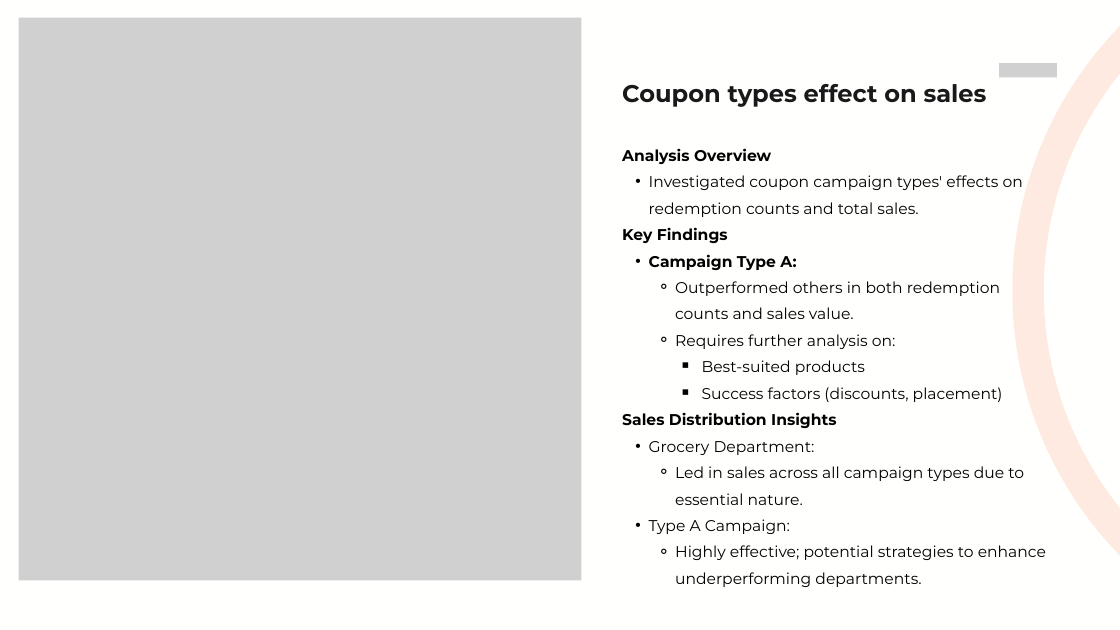
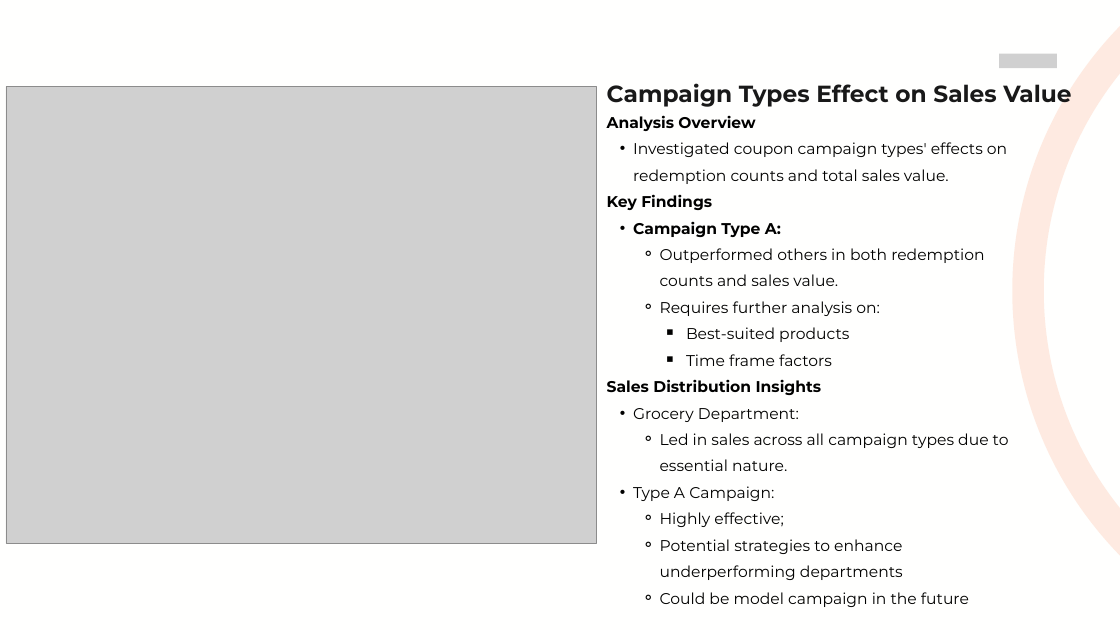
Before and after one commit to ezishr/BANA4080, a slide deck: slide 3 of BANA4080_midterm_project/Midterm Project.pptx. Drawn at 1120x630 pixels with LibreOffice and Linux fonts; fonts in the diff are those of the drawing; grey boxes stand for pictures. Boxes give left, top, right and bottom in pixels: in the first picture for what was removed or moved away, otherwise in the second. Text is boxed around its words. In the diff, an @@ line names an element or a change of style, - is before the commit and + after.

```diff
--- a/BANA4080_midterm_project/Midterm Project.pptx
+++ b/BANA4080_midterm_project/Midterm Project.pptx
@@ picture: place and size @@
-picture at <box>999,63,1057,77</box>
+picture at <box>999,54,1057,68</box>
@@ picture: place and size @@
-picture at <box>18,18,581,581</box>
+picture at <box>6,87,596,544</box>
@@ text at <box>607,83,1071,107</box>: text changed; size 31 to 30 pt @@
-Coupon types effect on sales
+Campaign Types Effect on Sales Value
@@ text "Analysis Overview": place and size @@
-text "Analysis Overview" at <box>622,148,1046,587</box>
+text "Analysis Overview" at <box>607,115,1009,607</box>
@@ text at <box>633,142,1007,184</box>: text changed @@
-  • Investigated coupon campaign types' effects on redemption counts and total sales.
+  • Investigated coupon campaign types' effects on redemption counts and total sales value.
@@ text at <box>686,354,832,366</box>: text changed @@
-      ￭ Success factors (discounts, placement)
+      ￭ Time frame factors
@@ text at <box>660,512,969,607</box>: text changed @@
-    ⚬ Highly effective; potential strategies to enhance underperforming departments.
+    ⚬ Highly effective;
+    ⚬ Potential strategies to enhance underperforming departments
+    ⚬ Could be model campaign in the future
```
Also in this commit, not shown: 4 other slides changed, 4 slides added, 2 slides removed, 9 other files.
